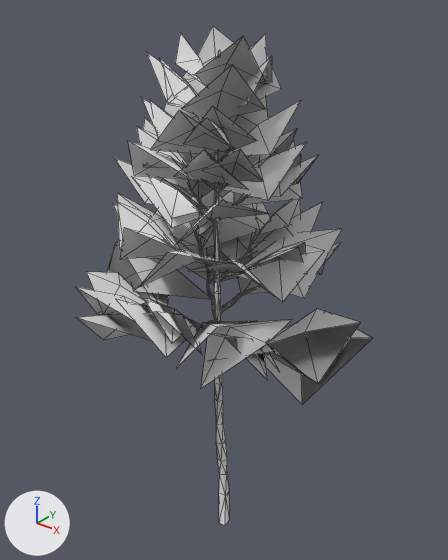
A saved change to the COLLADA model art/meshes/flora/tree_jalisco_pine_c.dae.
The view is the same before and after, from a 50 mm lens placed at (10.48, -12.86, 17.64), pointed at (-0.12, 0.39, 9.43). Arrows for +X, +Y and +Z are at lower left; the lights stay in place. Mesh edges are drawn as thin lines. Vertices at the same position are counted once.

In view in the first picture: 'C'.
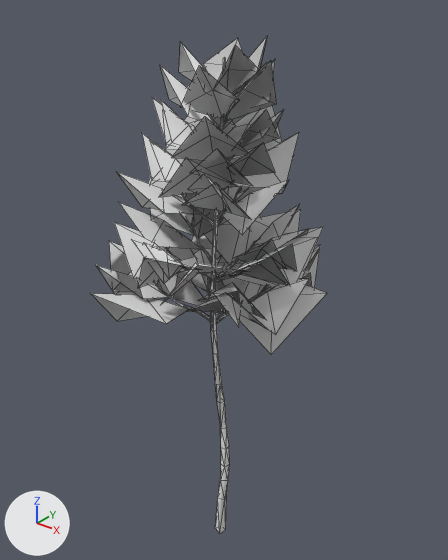
Boxes [x1, y1, x2, y2] around the edits, measured in the pictures (448 x 560 px; the box of a moved part takes in the faces that stretch with it):
'C', reshaped, turned, rescaled: before [76, 26, 372, 526]; after [90, 37, 327, 534]
part 1 of me_tree_006, moved or reshaped: before [141, 97, 168, 137]; after [184, 115, 234, 134]
part 2 of me_tree_006, moved or reshaped: before [183, 106, 257, 152]; after [161, 100, 193, 145]
part 3 of me_tree_006, moved or reshaped: before [182, 72, 198, 94]; after [255, 60, 275, 107]
part 4 of me_tree_006, moved or reshaped: before [160, 58, 196, 104]; after [187, 68, 216, 119]
part 5 of me_tree_006, moved or reshaped: before [241, 56, 272, 106]; after [181, 66, 239, 119]
part 6 of me_tree_006, moved or reshaped: before [175, 32, 206, 86]; after [203, 38, 243, 81]
part 7 of me_tree_006, moved or reshaped: before [249, 33, 267, 78]; after [214, 45, 260, 93]
part 8 of me_tree_006, moved or reshaped (not visible before): after [227, 143, 275, 176]
part 9 of me_tree_006, moved or reshaped (not visible afterwards): before [137, 127, 186, 167]
part 10 of me_tree_006, moved or reshaped: before [201, 149, 264, 182]; after [149, 140, 181, 181]
part 11 of me_tree_006, moved or reshaped: before [229, 116, 236, 121]; after [244, 109, 284, 147]
part 12 of me_tree_006, deleted: before [76, 26, 372, 526]
part 13 of me_tree_006, added: after [90, 37, 327, 534]

What changed in the scene script:
```text
Change me_tree_006:
    used by ob_c; location = (0.0, 0.0, 0.0); rotation_euler = (1.571, 0.0, 0.0), in degrees (90, 0, 0)
    remove me_tree_006.from_pydata(...)  # 1206 vertices, 1751 faces; spans x -3.9..4.8, y -0.2..16.5, z -4.0..4.1
    add me_tree_006.from_pydata(...)  # 1060 vertices, 1514 faces; spans x -79.0..70.9, y -9.9..371.8, z -80.4..82.3
    me_tree_006 part 1: the loose piece of 5 vertices spanning x -1.6..-0.3, y 13.6..14.9, z 0.4..1.8 is scaled about its middle by (20, 22.5, 19.9), then moved by (-18.0, 306.5, 20.8)
    me_tree_006 part 2: the loose piece of 5 vertices spanning x 0.0..1.6, y 13.5..15.0, z 0.1..1.5 is scaled about its middle by (20, 22.5, 19.9), then moved by (16.1, 306.5, 14.5)
    me_tree_006 part 3: the loose piece of 5 vertices spanning x -1.6..-0.4, y 14.5..15.9, z -1.5..-0.2 is scaled about its middle by (20, 22.5, 19.9), then moved by (-19.0, 327.9, -15.7)
    me_tree_006 part 4: the loose piece of 5 vertices spanning x -1.4..-0.1, y 14.4..15.9, z 0.2..1.5 is scaled about its middle by (20, 22.5, 19.9), then moved by (-14.1, 325.5, 15.4)
    me_tree_006 part 5: the loose piece of 5 vertices spanning x 0.1..1.4, y 14.5..16.0, z -1.2..0.4 is scaled about its middle by (20, 22.5, 19.9), then moved by (14.8, 327.9, -7.6)
    me_tree_006 part 6: the loose piece of 5 vertices spanning x -1.2..-0.1, y 15.0..16.4, z -0.5..1.0 is scaled about its middle by (20, 22.5, 19.9), then moved by (-12.7, 338.3, 4.6)
    me_tree_006 part 7: the loose piece of 5 vertices spanning x -0.3..1.1, y 15.1..16.4, z -1.2..-0.3 is scaled about its middle by (20, 22.5, 19.9), then moved by (7.9, 338.4, -14.2)
    me_tree_006 part 8: the loose piece of 5 vertices spanning x -0.1..1.2, y 13.0..14.2, z -2.0..-0.7 is scaled about its middle by (20, 22.5, 19.9), then moved by (10.3, 292.4, -25.5)
    me_tree_006 part 9: the loose piece of 5 vertices spanning x -1.8..-0.6, y 13.0..14.1, z 0.2..1.6 is scaled about its middle by (20, 22.5, 19.9), then moved by (-23.5, 291.4, 16.8)
    me_tree_006 part 10: the loose piece of 5 vertices spanning x 0.7..1.9, y 12.9..14.0, z 0.4..1.5 is scaled about its middle by (20, 22.5, 19.9), then moved by (25.1, 289.8, 18.5)
    me_tree_006 part 11: the loose piece of 5 vertices spanning x -1.4..0.0, y 13.6..14.7, z -1.7..-0.5 is scaled about its middle by (20, 22.5, 19.9), then moved by (-13.8, 305.1, -20.3)
    me_tree_006 part 12: 95 loose pieces with 1151 vertices, spanning x -3.9..4.8, y -0.2..16.5, z -4.0..4.1, are deleted
    me_tree_006 part 13: 1005 vertices added at x -79.0..70.9, y -9.9..371.8, z -80.4..82.3
Change ob_c:
    ob_c.rotation_euler: (1.571, 0.0, 0.0) -> (1.571, 0.0, -1.471)  # degrees (90, 0, 0) -> degrees (90, 0, -84)
    ob_c.scale: (1.0, 1.0, 1.0) -> (0.044, 0.044, 0.044)
```
